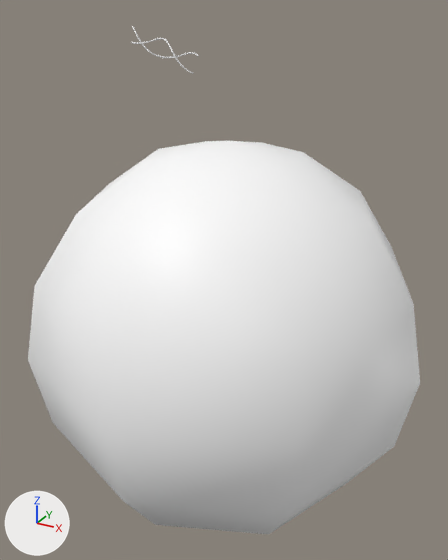
An edit to the glTF model src/assets/scene/section_2.glb, drawn before and after from the same camera.
Both versions are drawn from a 50 mm lens placed at (57.3, -105.3, 65.0), pointed at (-0.9, 0.5, 12.1). Every picture has the same lights, and +X, +Y and +Z are marked at lower left. Where no turn or scale is listed for an object, it has been applied to the vertices.

Before the edit, the objects in view are built like this:
```python
me_sphere = bpy.data.meshes.new('Sphere')
me_sphere.from_pydata(...)  # a UV sphere (8 segments, 8 rings, poles along z) spanning x -41.7..41.7, y -41.7..41.7, z -41.7..41.7
me_sphere.materials.append(mat_material)  # white #ffffff
ob_bg = bpy.data.objects.new('BG', me_sphere)
ob_bg.location = (0.0, 0.0, 0.0)
```
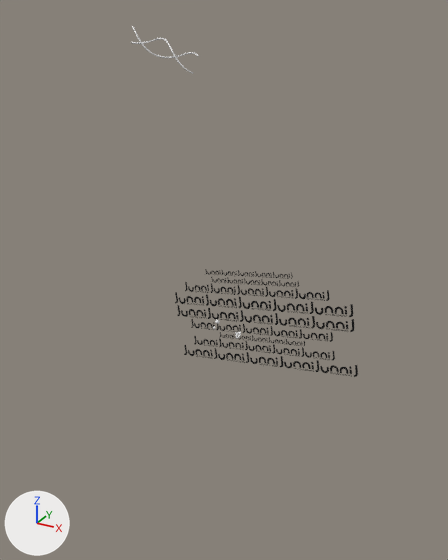
The change, as a diff of the scene's bpy script:
```diff
--- a/src/assets/scene/section_2.glb.py
+++ b/src/assets/scene/section_2.glb.py
@@ ob_bg @@
-ob_bg = bpy.data.objects.new('BG', me_sphere)
-ob_bg.location = (0.0, 0.0, 0.0)
```

Pixel boxes (x1, y1, x2, y2) of what changed, in the pictures (448 x 560 px):
'BG', deleted: before (28, 141, 420, 534)
